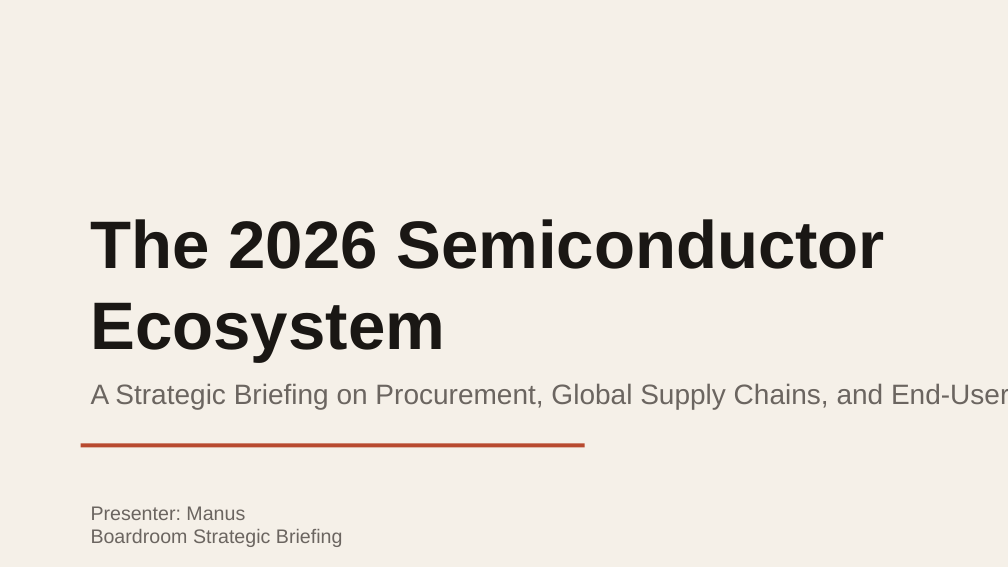
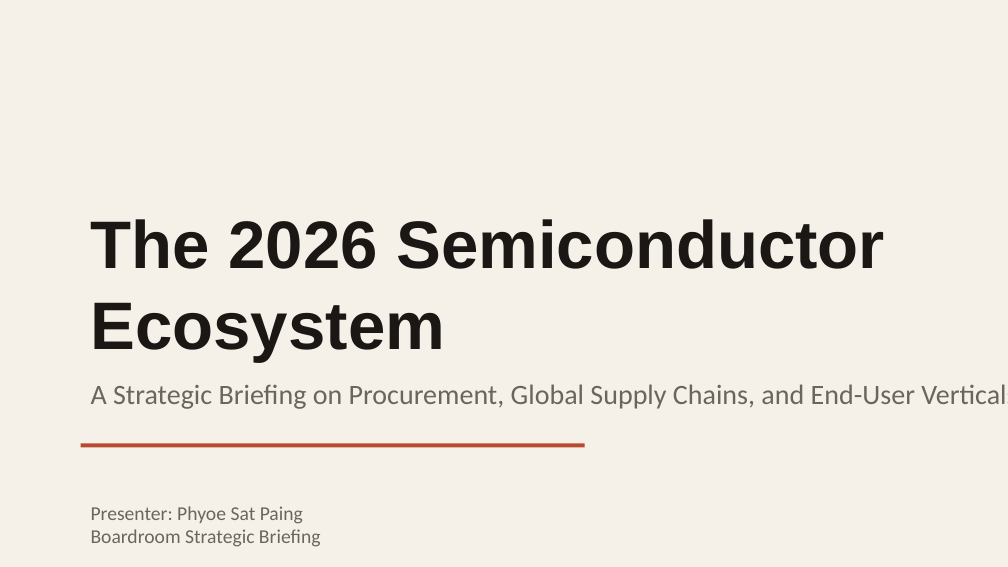
Before and after one commit to 6821711420061-a11y/semiconductor-presentation, a slide deck: slide 1 of output/semiconductor-ecosystem-2026.pptx. Drawn at 1008x567 pixels with LibreOffice and Linux fonts; fonts in the diff are those of the drawing. Boxes give left, top, right and bottom in pixels: in the first picture for what was removed or moved away, otherwise in the second. Text is boxed around its words. In the diff, an @@ line names an element or a change of style, - is before the commit and + after.

Commit message:
Update presenter to Phyoe Sat Paing, change font to AT Aero, and add Thank You end slide

```diff
--- a/output/semiconductor-ecosystem-2026.pptx
+++ b/output/semiconductor-ecosystem-2026.pptx
@@ text "A Strategic Briefing on Procurement, ..." at [91, 384, 1008, 409]: font Arial to Calibri @@
@@ text at [91, 506, 303, 524]: text changed; font Arial to Calibri @@
-Presenter: Manus
+Presenter: Phyoe Sat Paing
@@ text at [91, 529, 321, 547]: font Arial to Calibri in "Boardroom Strategic Briefing" @@
```
Also in this commit, not shown: 16 other slides changed, 1 slide added, 6 other files.
